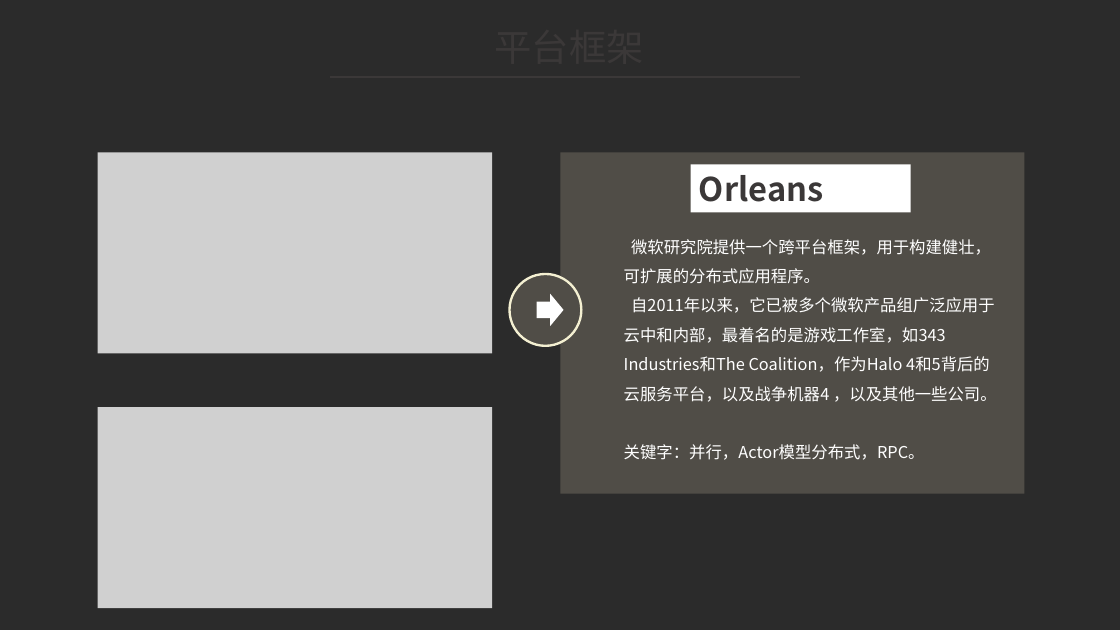
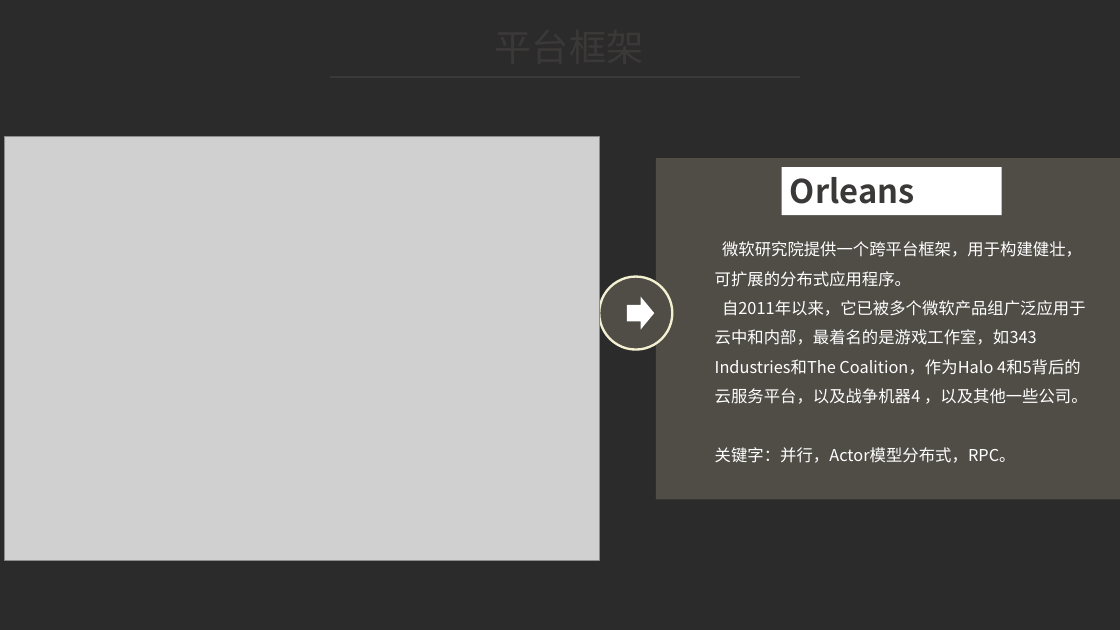
Before and after one commit to xuecat/IngestTask, a slide deck: slide 3 of ingesttask.pptx. Drawn at 1120x630 pixels with LibreOffice and Linux fonts; fonts in the diff are those of the drawing; grey boxes stand for pictures; background and template pictures are left out; a plain dark background stands for a picture behind light text. Boxes give left, top, right and bottom in pixels: in the first picture for what was removed or moved away, otherwise in the second. Text is boxed around its words. In the diff, an @@ line names an element or a change of style, - is before the commit and + after.

```diff
--- a/ingesttask.pptx
+++ b/ingesttask.pptx
@@ picture added at (x1=5, y1=137, x2=600, y2=561) @@
@@ picture removed at (x1=97, y1=152, x2=492, y2=353) @@
@@ rectangle moved from (x1=560, y1=152, x2=1025, y2=493) to (x1=656, y1=158, x2=1120, y2=499) @@
@@ 1 text, 1 rectangle, 1 ellipse moved together from (x1=510, y1=165, x2=997, y2=460) to (x1=599, y1=167, x2=1088, y2=463) @@
@@ right arrow moved from (x1=537, y1=293, x2=564, y2=326) to (x1=627, y1=297, x2=655, y2=330) @@
@@ picture removed at (x1=97, y1=408, x2=492, y2=608) @@
```
Also in this commit, not shown: 5 other slides changed, 1 slide added, 1 slide removed.
